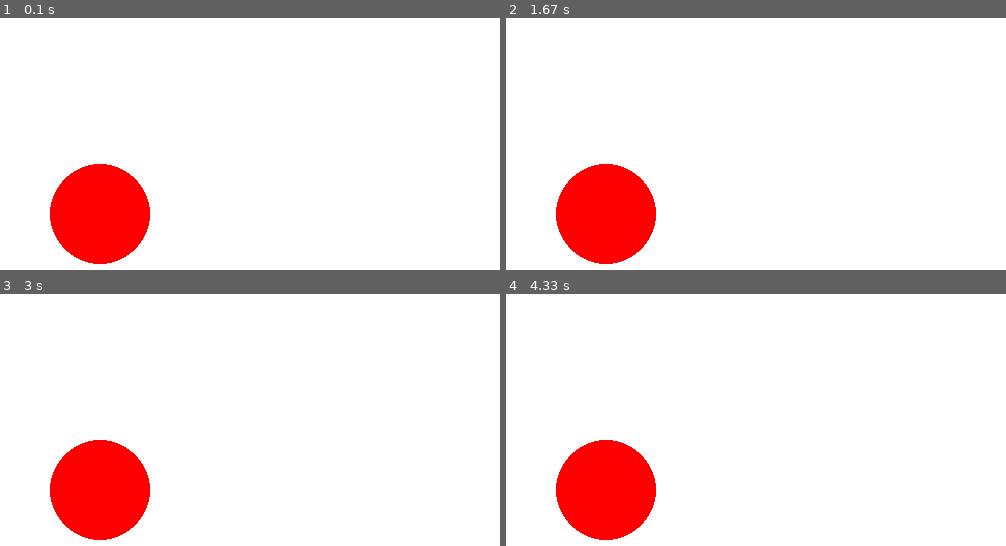
Above: before the commit, frames 1-4 (two rows, left to right).
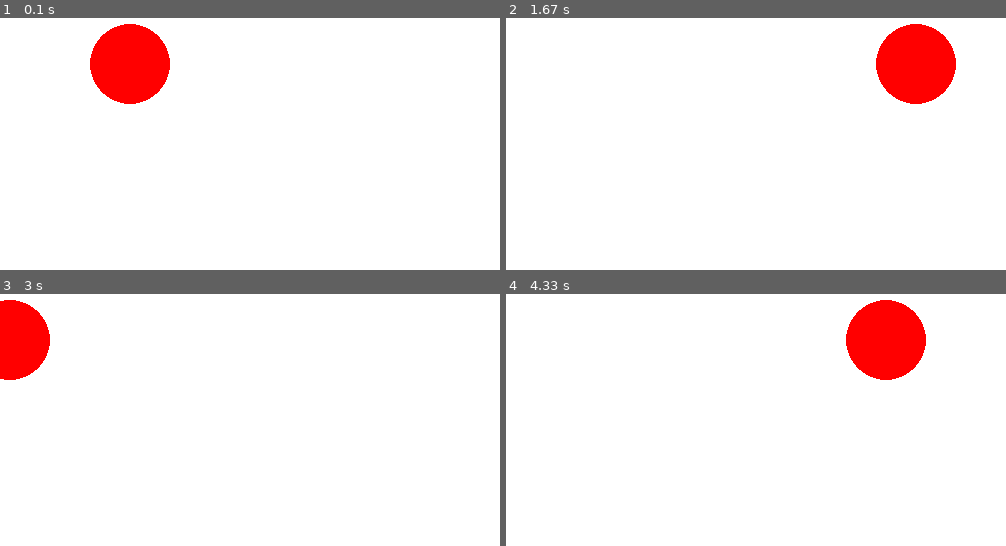
Above: after the commit, the same moments.

Repository: rasmusgraver/IT2_pensum_2025
Game: pygame game, started from Kap 4 PyGame/3 basis ballsprett.py
Two runs of this game, one before a commit and one after it. Both use one fixed random seed, a clock stepped at 60 frames per second and the inputs below.
Inputs:
- Up to frame 1 (0.1 s): no input
- Up to frame 2 (1.67 s): no input
- Up to frame 3 (3 s): no input
- Up to frame 4 (4.33 s): no input

The runs differ from the first frame. In frame 1, 10% of the frame differs, in the area x 10-34%, y 2-98%; in frame 2, 10%; in frame 3, 8.8%; in frame 4, 10%.

Commit message:
Update 3 basis ballsprett.py

Diff:
--- a/Kap 4 PyGame/3 basis ballsprett.py
+++ b/Kap 4 PyGame/3 basis ballsprett.py
@@ -13,8 +13,31 @@
 vindu = pg.display.set_mode([VINDU_BREDDE, VINDU_HOYDE])
 clock = pg.time.Clock()
 
+class Ball:
+
+    def __init__(self, x, y, radius, farge) -> None:
+        self.x = x
+        self.y = y
+        self.radius = radius
+        self.farge = farge
+        self.vx = 5 # Fart i x-retning
+
+    def oppdater(self):
+        self.x += self.vx
+        if self.x > VINDU_BREDDE:
+            self.vx *= -1 # Snu farten (x-retning)
+        if self.x < 0:
+            self.vx *= -1 # Snu farten (x-retning)
+
+
+    def tegn(self, vindu):
+        # Tegne objektet på skjermen
+        pg.draw.circle(vindu, color=self.farge, center=(self.x, self.y), radius=self.radius)
+
+
 
 def main():
+    ball1 = Ball(100, 100, 40, RED)
     running = True
     while running:
         for event in pg.event.get():
@@ -24,7 +47,9 @@
                 running = False
 
         vindu.fill(WHITE)
-        pg.draw.circle(vindu, RED, (100, 250), 50)
+        ball1.oppdater()
+        ball1.tegn(vindu)
+
 
         pg.display.flip()
         clock.tick(FPS)
